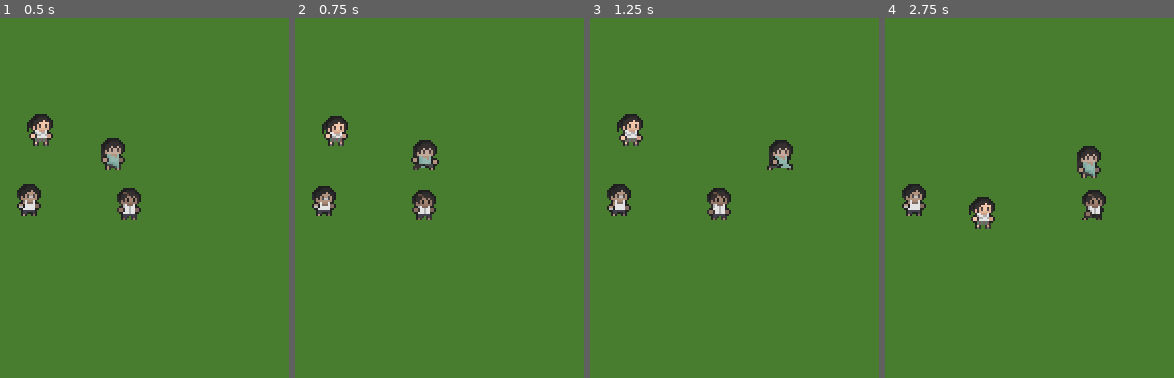
Above: before the commit, frames 1-4 (left to right).
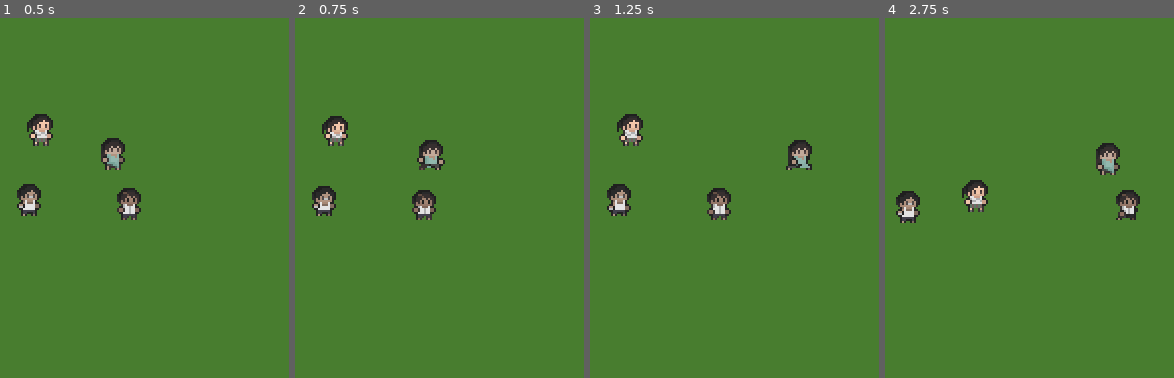
Above: after the commit, the same moments.

Repository: furansisu/tubigtubig
Game: Godot game, scene res://World.tscn
Same seed, same stepped clock (60 frames per second), same inputs: the game is played once before the commit and once after it.
Inputs:
- Up to frame 1 (0.5 s): no input
- Up to frame 2 (0.75 s): tap Enter at 0.5 s; hold Right (ui_right) from 0.53 s (still down); hold Space (changechar) from 0.53 s (still down)
- Up to frame 3 (1.25 s): keep holding Right (ui_right); keep holding Space (changechar)
- Up to frame 4 (2.75 s): release Right (ui_right) at 1.28 s; release Space (changechar) at 1.28 s; hold S (ui_down) 1.28-2.03 s; tap Space (changechar) at 1.35, 2.3 s; hold Right (ui_right) from 2.03 s (still down); hold Shift (run) from 2.03 s (still down)

Frame 1 is identical in both runs. In frame 2, 0.6% of the frame differs, in the area x 40-52%, y 33-43%; in frame 3, 1.0%; in frame 4, 4.0%, in the area x 3-89%, y 34-59%.

Commit message:
Updated movement code (Godot 4 functions)

Diff:
--- a/Analyn.tscn
+++ b/Analyn.tscn
@@ -4,8 +4,8 @@
 [ext_resource type="Script" path="res://Player.gd" id="2"]
 
 [sub_resource type="CapsuleShape2D" id="25"]
-radius = 2.0
-height = 4.0
+radius = 4.0
+height = 10.0
 
 [sub_resource type="Animation" id="2"]
 resource_name = "Idle"
--- a/Bernilla.tscn
+++ b/Bernilla.tscn
@@ -4,8 +4,8 @@
 [ext_resource type="Script" path="res://Player.gd" id="2"]
 
 [sub_resource type="CapsuleShape2D" id="25"]
-radius = 2.0
-height = 4.0
+radius = 4.0
+height = 10.0
 
 [sub_resource type="Animation" id="2"]
 resource_name = "Idle"
--- a/Fortunato.tscn
+++ b/Fortunato.tscn
@@ -4,8 +4,8 @@
 [ext_resource type="Script" path="res://Player.gd" id="2"]
 
 [sub_resource type="CapsuleShape2D" id="25"]
-radius = 2.0
-height = 4.0
+radius = 4.0
+height = 12.0
 
 [sub_resource type="Animation" id="2"]
 resource_name = "Idle"
--- a/JunJun.tscn
+++ b/JunJun.tscn
@@ -4,8 +4,8 @@
 [ext_resource type="Script" path="res://Player.gd" id="2"]
 
 [sub_resource type="CapsuleShape2D" id="25"]
-radius = 2.0
-height = 4.0
+radius = 4.0
+height = 10.0
 
 [sub_resource type="Animation" id="2"]
 resource_name = "Idle"
--- a/Player.gd
+++ b/Player.gd
@@ -2,34 +2,35 @@
 
 # Called when the node enters the scene tree for the first time.
 
-var velocity1 = Vector2.ZERO
 @export var default_acc = 1500
 var acc = default_acc
-@export var maxspeed = 200
+@export var maxspeed = 100
 @export var selection = 0
-var friction = (acc/maxspeed) * 2.5
-var motion = Vector2.ZERO
+@export var selected = false
+var friction = (acc/maxspeed)
 
 # Called every frame. 'delta' is the elapsed time since the previous frame.
 #func _process(delta):
 #	pass
 func _physics_process(delta):
+	var direction = Input.get_vector("left", "right", "up", "down")
+	print(direction.x)
+
 	# animation handling
-	if motion != Vector2.ZERO:
+	if direction != Vector2.ZERO and selected == true:
 		if Input.is_action_pressed("run"):
 			$AnimationPlayer.play("Run")
 		else:
 			$AnimationPlayer.play("WalkRight")
-		if motion.x <= -0.1:
+		if direction.x < 0:
 			$Sprite2D.flip_h = true
-		if motion.x >= 0.1:
+		if direction.x > 0:
 			$Sprite2D.flip_h = false
 	else:
 		$AnimationPlayer.play("Idle")
 
-	# calculation
-	velocity1 += motion * acc * delta
-	velocity1 -= velocity1 * friction * delta
+	velocity += direction * acc * delta
+	velocity -= velocity * friction * delta
 
 	# moving other bodies
 	for i in get_slide_collision_count():
@@ -39,7 +40,7 @@
 		if collider is CharacterBody2D:
 			collider.set_velocity(-normal * friction)
 			collider.move_and_slide()
-			velocity1 = velocity1/2
+			velocity = velocity/2
 
 	# run test
 	if Input.is_action_pressed("run"):
@@ -48,11 +49,6 @@
 		acc = default_acc
 
 	# actual moving
-	set_velocity(velocity1)
-	move_and_slide()
 
-	if !selection == get_owner().currnumchar:
-		motion = Vector2.ZERO
-
-func move(input):
-	motion = input
+	if selected == true:
+		move_and_slide()
--- a/PlayerController.gd
+++ b/PlayerController.gd
@@ -17,23 +17,18 @@
 		i.selection = numchar
 		print(i.selection)
 		numchar += 1
+	currchar[currnumchar].selected = true
 
 var input_vector = Vector2.ZERO
 
 # Called every frame. 'delta' is the elapsed time since the previous frame.
-func _process(delta):
-	input_vector.x = Input.get_action_strength("ui_right") - Input.get_action_strength("ui_left")
-	input_vector.y = Input.get_action_strength("ui_down") - Input.get_action_strength("ui_up")
-
-	input_vector = input_vector.normalized()
-
-	currchar[currnumchar].move(input_vector)
-
 func _input(ev):
 	if ev.is_action_pressed("changechar"):
+		currchar[currnumchar].selected = false
 		print("Changed character")
 		if currnumchar == numchar-1:
 			currnumchar = 0
 		else:
 			currnumchar += 1
-		print(currnumchar)
+
+		currchar[currnumchar].selected = true
--- a/project.godot
+++ b/project.godot
@@ -10,10 +10,10 @@
 
 [application]
 
-config/name="Test"
+config/name="top_down_movement"
 run/main_scene="res://World.tscn"
-config/features=PackedStringArray("4.0")
-config/icon="res://icon.png"
+config/features=PackedStringArray("4.0", "Forward Plus")
+config/icon="res://icon.svg"
 
 [display]
 
@@ -22,8 +22,8 @@
 window/size/borderless=true
 window/size/window_width_override=1280
 window/size/window_height_override=720
+window/dpi/allow_hidpi=false
 window/stretch/mode="canvas_items"
-window/stretch/aspect="expand"
 
 [importer_defaults]
 
@@ -95,6 +95,35 @@
 , Object(InputEventJoypadButton,"resource_local_to_scene":false,"resource_name":"","device":0,"button_index":5,"pressure":0.0,"pressed":false,"script":null)
 ]
 }
+up={
+"deadzone": 0.5,
+"events": [Object(InputEventKey,"resource_local_to_scene":false,"resource_name":"","device":0,"window_id":0,"alt_pressed":false,"shift_pressed":false,"ctrl_pressed":false,"meta_pressed":false,"pressed":false,"keycode":0,"physical_keycode":87,"key_label":0,"unicode":0,"echo":false,"script":null)
+, Object(InputEventKey,"resource_local_to_scene":false,"resource_name":"","device":0,"window_id":0,"alt_pressed":false,"shift_pressed":false,"ctrl_pressed":false,"meta_pressed":false,"pressed":false,"keycode":0,"physical_keycode":4194320,"key_label":0,"unicode":0,"echo":false,"script":null)
+]
+}
+down={
+"deadzone": 0.5,
+"events": [Object(InputEventKey,"resource_local_to_scene":false,"resource_name":"","device":0,"window_id":0,"alt_pressed":false,"shift_pressed":false,"ctrl_pressed":false,"meta_pressed":false,"pressed":false,"keycode":0,"physical_keycode":83,"key_label":0,"unicode":0,"echo":false,"script":null)
+, Object(InputEventKey,"resource_local_to_scene":false,"resource_name":"","device":0,"window_id":0,"alt_pressed":false,"shift_pressed":false,"ctrl_pressed":false,"meta_pressed":false,"pressed":false,"keycode":0,"physical_keycode":4194322,"key_label":0,"unicode":0,"echo":false,"script":null)
+]
+}
+left={
+"deadzone": 0.5,
+"events": [Object(InputEventKey,"resource_local_to_scene":false,"resource_name":"","device":0,"window_id":0,"alt_pressed":false,"shift_pressed":false,"ctrl_pressed":false,"meta_pressed":false,"pressed":false,"keycode":0,"physical_keycode":65,"key_label":0,"unicode":0,"echo":false,"script":null)
+, Object(InputEventKey,"resource_local_to_scene":false,"resource_name":"","device":0,"window_id":0,"alt_pressed":false,"shift_pressed":false,"ctrl_pressed":false,"meta_pressed":false,"pressed":false,"keycode":0,"physical_keycode":4194319,"key_label":0,"unicode":0,"echo":false,"script":null)
+]
+}
+right={
+"deadzone": 0.5,
+"events": [Object(InputEventKey,"resource_local_to_scene":false,"resource_name":"","device":0,"window_id":0,"alt_pressed":false,"shift_pressed":false,"ctrl_pressed":false,"meta_pressed":false,"pressed":false,"keycode":0,"physical_keycode":68,"key_label":0,"unicode":0,"echo":false,"script":null)
+, Object(InputEventKey,"resource_local_to_scene":false,"resource_name":"","device":0,"window_id":0,"alt_pressed":false,"shift_pressed":false,"ctrl_pressed":false,"meta_pressed":false,"pressed":false,"keycode":0,"physical_keycode":4194321,"key_label":0,"unicode":0,"echo":false,"script":null)
+]
+}
+click={
+"deadzone": 0.5,
+"events": [Object(InputEventMouseButton,"resource_local_to_scene":false,"resource_name":"","device":-1,"window_id":0,"alt_pressed":false,"shift_pressed":false,"ctrl_pressed":false,"meta_pressed":false,"button_mask":0,"position":Vector2(0, 0),"global_position":Vector2(0, 0),"factor":1.0,"button_index":1,"pressed":false,"double_click":false,"script":null)
+]
+}
 
 [physics]
 
